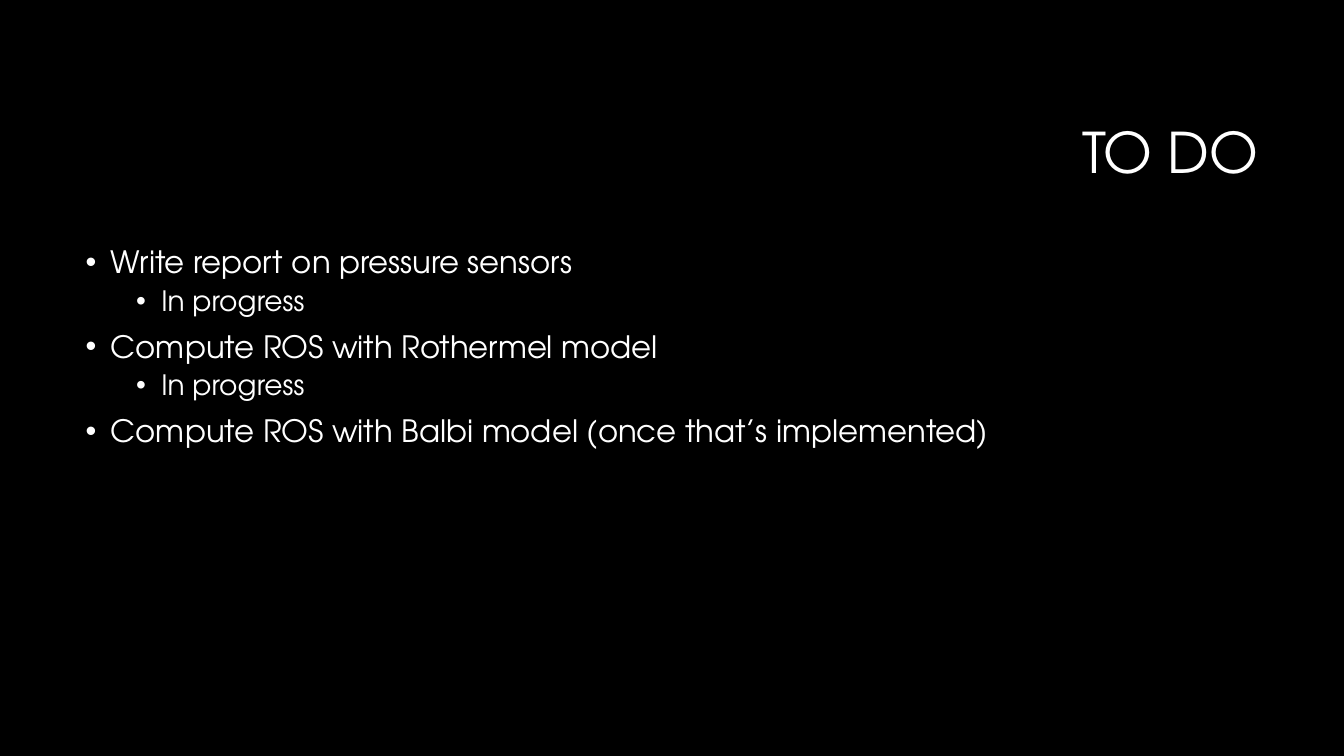
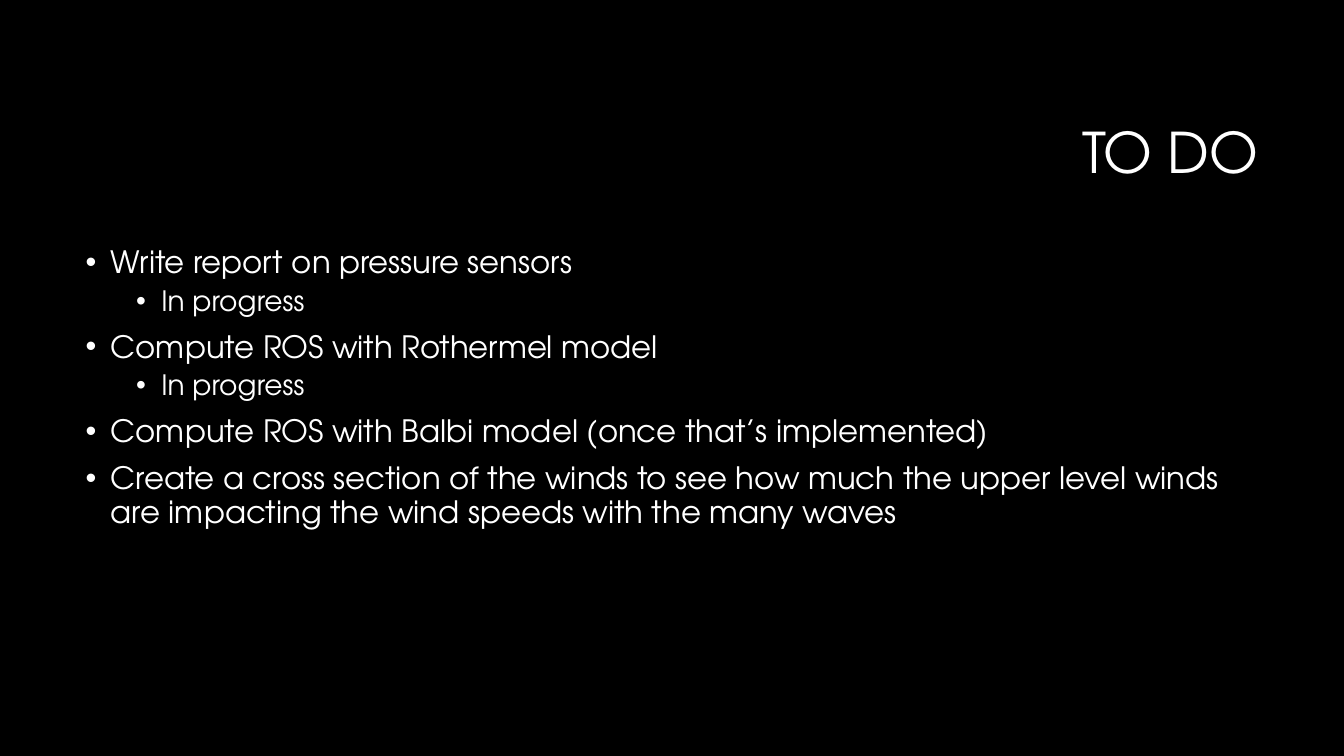
Before and after one commit to Jeremy-Benik/Meeting_Notes, a slide deck: slide 12 of LLNL/LLNL_Meeting_90922.pptx. Drawn at 1344x756 pixels with LibreOffice and Linux fonts; fonts in the diff are those of the drawing; background and template pictures are left out. Boxes give left, top, right and bottom in pixels: in the first picture for what was removed or moved away, otherwise in the second. Text is boxed around its words. In the diff, an @@ line names an element or a change of style, - is before the commit and + after.

```diff
--- a/LLNL/LLNL_Meeting_90922.pptx
+++ b/LLNL/LLNL_Meeting_90922.pptx
@@ text at (111,466,1218,530): paragraph added @@
+• Create a cross section of the winds to see how much the upper level winds are impacting the wind speeds with the many waves
```
Also in this commit, not shown: 1 other slide changed, 2 other files.
